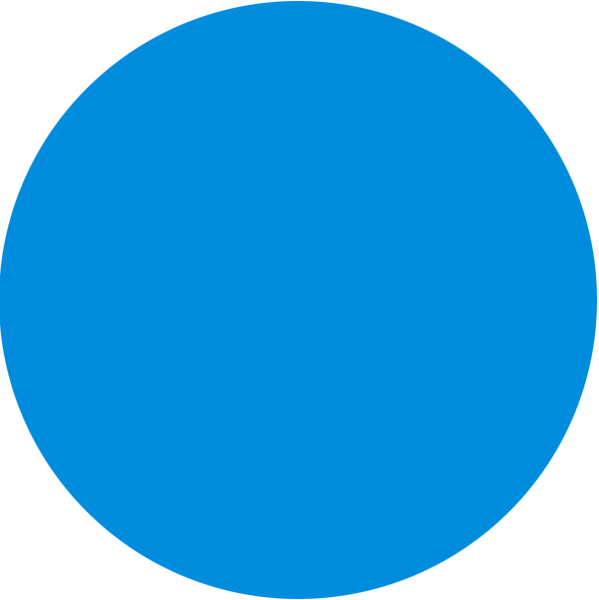
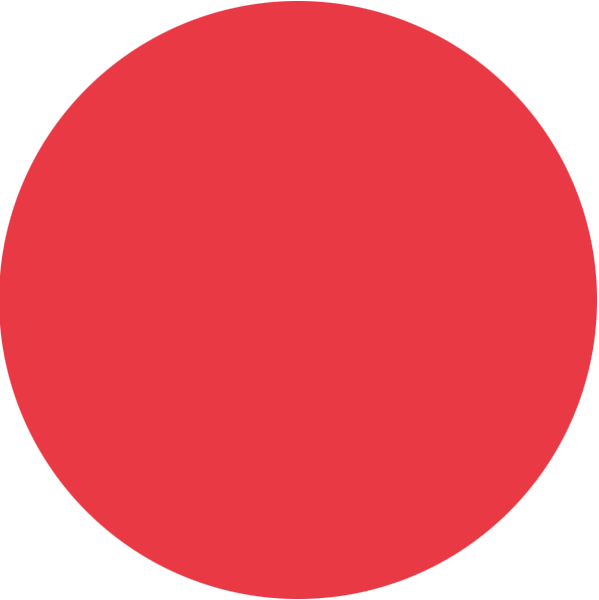
Before/after of a 599×600 layered artwork. What changed in the layer stack:
renamed "Ebene 4" to "transport", hid it, opacity 100% → 90% over [0,1,597,599]
added layer "gastro" (90%) above "Ebene 0" over [0,1,597,599]
